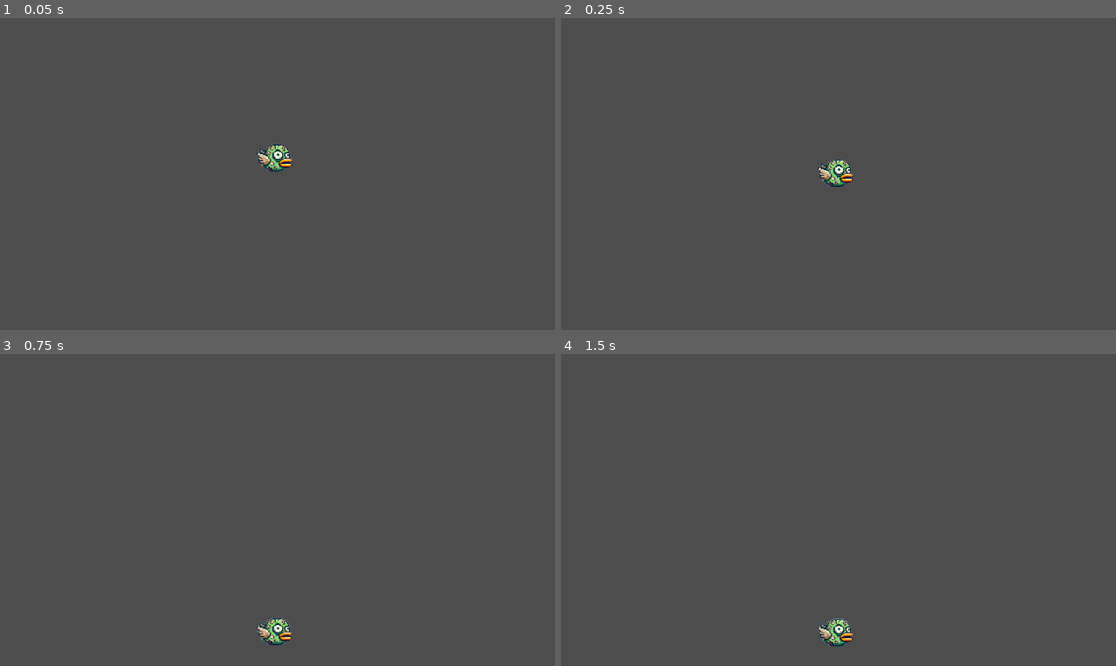
Above: before the commit, frames 1-4 (two rows, left to right).
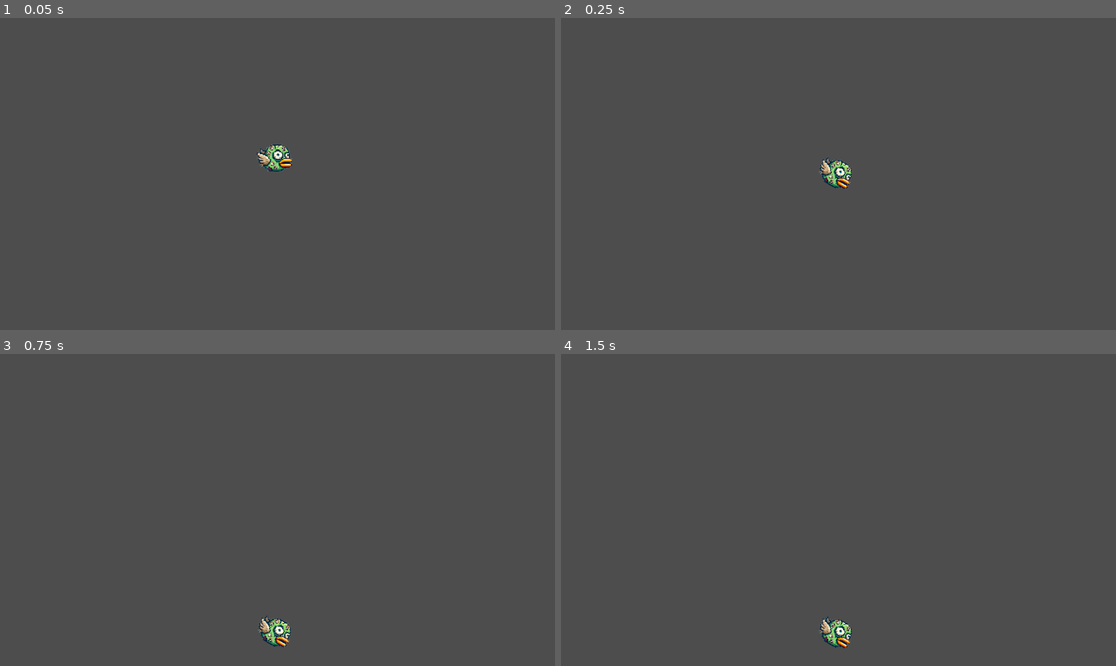
Above: after the commit, the same moments.

Repository: NadmanFaisal/Flappy-pole
Game: Godot game, scene res://Scenes/node_2d.tscn
Same seed, same stepped clock (60 frames per second), same inputs: the game is played once before the commit and once after it.
Inputs:
- Up to frame 1 (0.05 s): no input
- Up to frame 2 (0.25 s): no input
- Up to frame 3 (0.75 s): tap Enter at 0.5 s
- Up to frame 4 (1.5 s): tap Space at 0.77 s

Frame 1 is identical in both runs. In frame 2, 0.4% of the frame differs, in the area x 46-53%, y 44-55%; in frame 3, 0.4%; in frame 4, 0.4%, in the area x 46-53%, y 84-95%.

Commit message:
Add animation

Diff:
--- a/flappypole/Scenes/node_2d.tscn
+++ b/flappypole/Scenes/node_2d.tscn
@@ -1,20 +1,50 @@
-[gd_scene load_steps=4 format=3 uid="uid://bodl4u1mjvsvm"]
+[gd_scene load_steps=7 format=3 uid="uid://bodl4u1mjvsvm"]
 
 [ext_resource type="Script" path="res://node_2d.gd" id="1_01m1b"]
+[ext_resource type="Texture2D" uid="uid://dxhdfhd284jpa" path="res://Assets/Sprites/Bird3.png" id="2_epd4h"]
 [ext_resource type="Texture2D" uid="uid://ho4br6l6p1ft" path="res://Assets/Sprites/Bird.png" id="2_pynqt"]
+[ext_resource type="Texture2D" uid="uid://bhgugmuop7fc0" path="res://Assets/Sprites/Bird2.png" id="4_ytawk"]
+
+[sub_resource type="SpriteFrames" id="SpriteFrames_yolm2"]
+animations = [{
+"frames": [{
+"duration": 1.0,
+"texture": ExtResource("2_epd4h")
+}],
+"loop": true,
+"name": &"tiltDown",
+"speed": 5.0
+}, {
+"frames": [{
+"duration": 1.0,
+"texture": ExtResource("2_pynqt")
+}],
+"loop": true,
+"name": &"tiltFlat",
+"speed": 5.0
+}, {
+"frames": [{
+"duration": 1.0,
+"texture": ExtResource("4_ytawk")
+}],
+"loop": true,
+"name": &"tiltUp",
+"speed": 5.0
+}]
 
 [sub_resource type="CapsuleShape2D" id="CapsuleShape2D_1jb77"]
 radius = 28.0
 height = 76.0
 
-[node name="Bird" type="CharacterBody2D"]
+[node name="BirdSprite" type="CharacterBody2D"]
 position = Vector2(571, 289)
 script = ExtResource("1_01m1b")
 
-[node name="Bird" type="Sprite2D" parent="."]
+[node name="Bird" type="AnimatedSprite2D" parent="."]
 position = Vector2(0.017334, 0.125)
 scale = Vector2(0.132553, 0.132553)
-texture = ExtResource("2_pynqt")
+sprite_frames = SubResource("SpriteFrames_yolm2")
+animation = &"tiltUp"
 
 [node name="CollisionShape2D" type="CollisionShape2D" parent="."]
 rotation = -1.5708
--- a/flappypole/node_2d.gd
+++ b/flappypole/node_2d.gd
@@ -1,19 +1,21 @@
 extends CharacterBody2D
 
-# Constants
 const GRAVITY: float = 1000.0
 const JUMP_FORCE: float = -400.0
 
 func _physics_process(delta: float) -> void:
-	# Apply gravity
 	velocity.y += GRAVITY * delta
-
-	# Move the bird
 	move_and_slide()
 
-	# Check if bird is out of screen vertically
+	if velocity.y < -150:
+		$Bird.play("tiltUp")
+	elif velocity.y > 150:
+		$Bird.play("tiltDown")
+	else:
+		$Bird.play("tiltFlat")
+
+
 	var screen_size = get_viewport_rect().size
-
 	if position.y > screen_size.y or position.y < 0:
 		_game_over()
 
@@ -24,6 +26,5 @@
 
 func _game_over() -> void:
 	print("Bird died!")
-	# You can disable movement, show game over UI, etc.
 	set_process(false)
 	set_physics_process(false)
Binary file added: flappypole/Assets/Sprites/Bird2.png
Not shown, added: flappypole/Assets/Sprites/Bird2.png.import
Binary file added: flappypole/Assets/Sprites/Bird3.png
Not shown, added: flappypole/Assets/Sprites/Bird3.png.import
